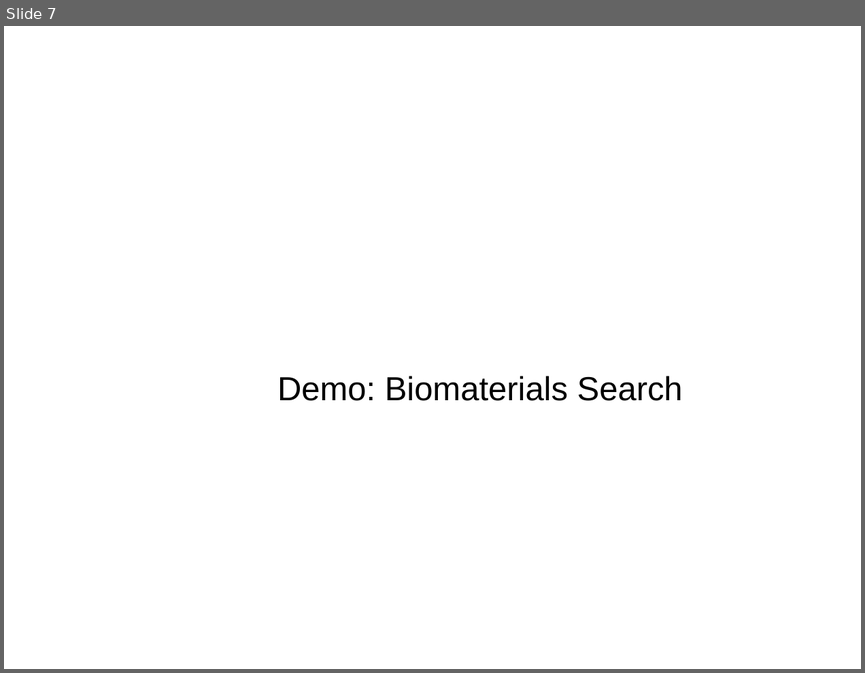
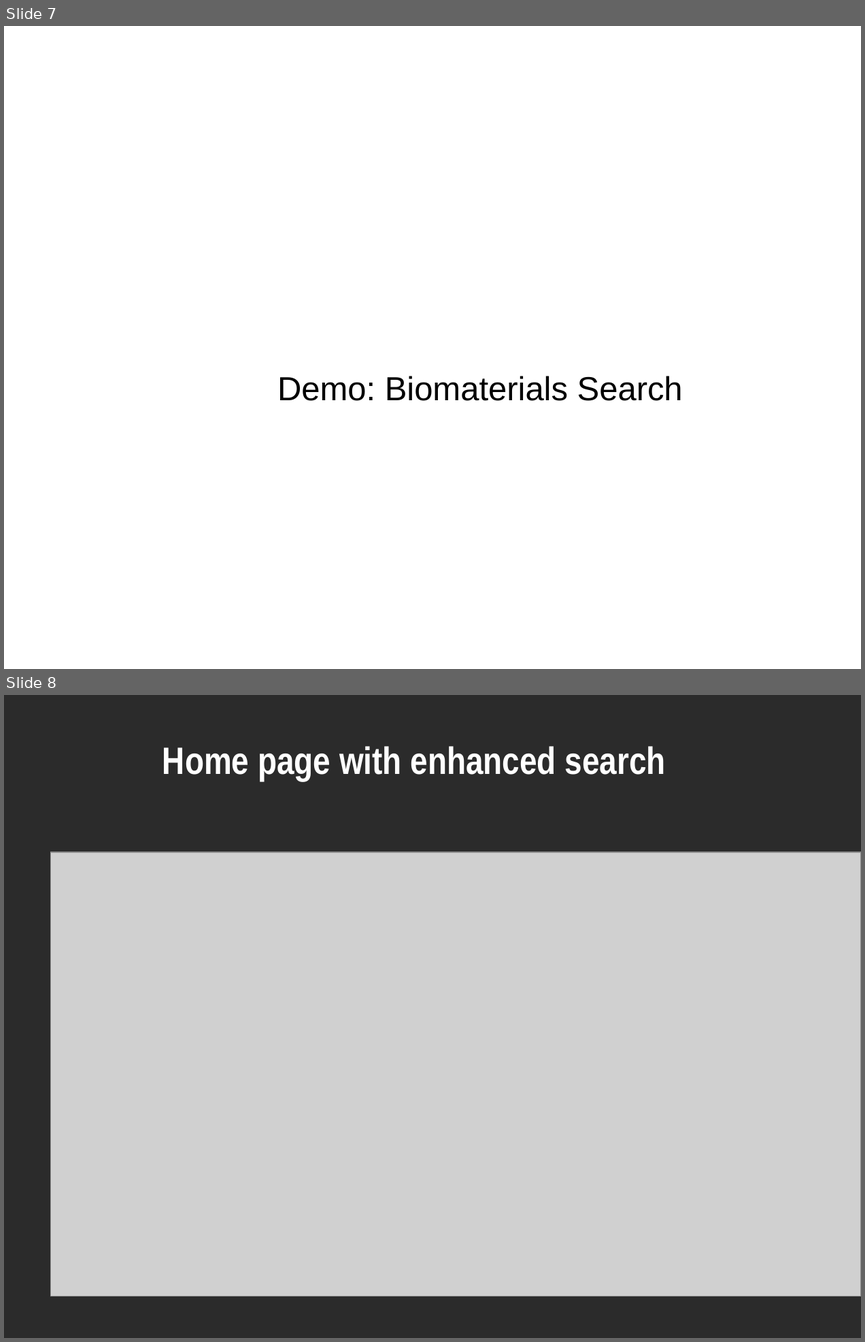
Before and after one commit to NCIP/caarray-docs, a slide deck: project_management/open_meetings/caArray User Community Meeting 2008.10.01.ppt. Shown one above the other, each under a label of ours: slide 7 before the commit, slides 7 and 8 after it. The pictures are 865x673 and 865x1342 pixels, drawn with LibreOffice and Linux fonts; fonts in the diff are those of the drawing; grey boxes stand for pictures; background and template pictures are left out; a plain dark background stands for a picture behind light text. Boxes give left, top, right and bottom in pixels: in the first picture for what was removed or moved away, otherwise in the second. Text is boxed around its words. In the diff, an @@ line names an element or a change of style, - is before the commit and + after.

Commit message:
added biomaterial search screenshots

```diff
--- a/project_management/open_meetings/caArray User Community Meeting 2008.10.01.ppt
+++ b/project_management/open_meetings/caArray User Community Meeting 2008.10.01.ppt
@@ slide 8 added at (4,695,861,1338), background picture (left out) @@
@@ title added at (162,746,666,781), 32 pt, text #FFFFFF, bold @@
+Home page with enhanced search
@@ picture added at (50,852,861,1295) @@
```
Also in this commit, not shown: 8 other slides added.
